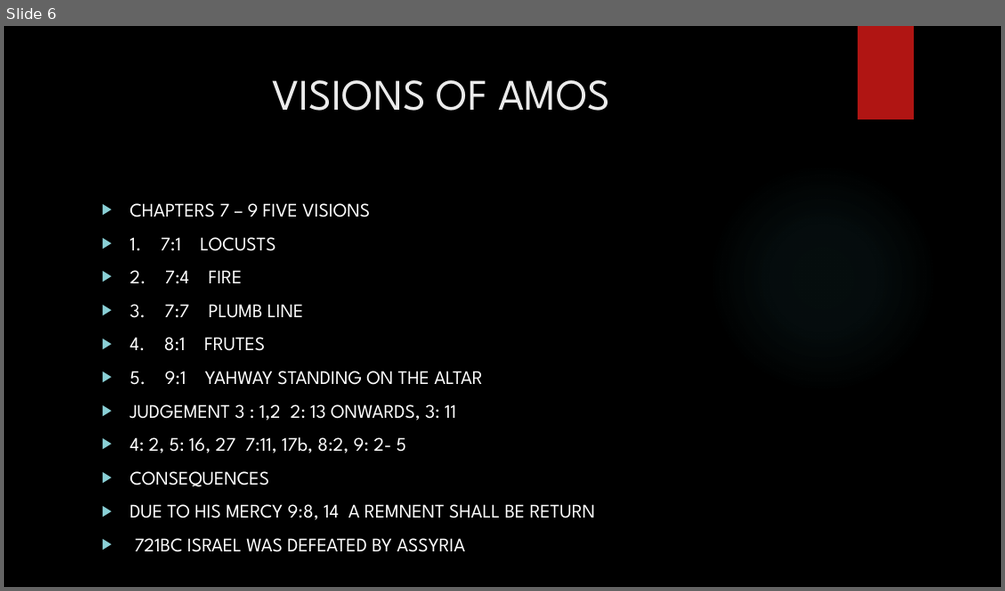
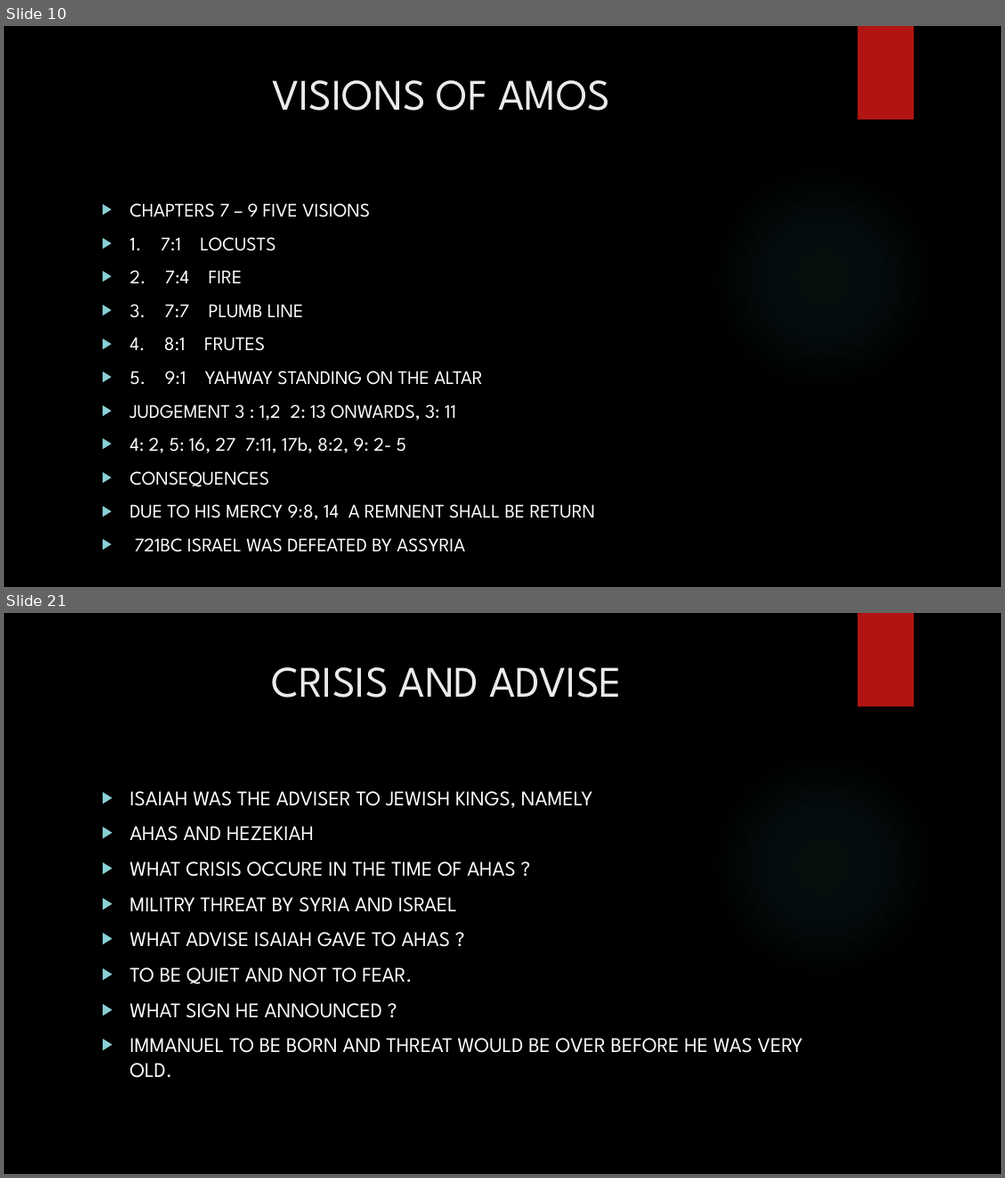
Before and after one commit to Seffin/Daddy-File, a slide deck: ZBC/THE PROPHETS.pptx. Shown one above the other, each under a label of ours: slide 6 before the commit, slides 10 and 21 after it; the slides between them are not shown. The pictures are 1005x591 and 1005x1178 pixels, drawn with LibreOffice and Linux fonts; fonts in the diff are those of the drawing; background and template pictures are left out. Boxes give left, top, right and bottom in pixels: in the first picture for what was removed or moved away, otherwise in the second. Text is boxed around its words. In the diff, an @@ line names an element or a change of style, - is before the commit and + after.

```diff
--- a/ZBC/THE PROPHETS.pptx
+++ b/ZBC/THE PROPHETS.pptx
@@ slide 21 added at <box>4,613,1001,1174</box>, background picture (left out); not listed: 2 template elements that a slide beside it also shows @@
@@ title added at <box>271,667,623,698</box>, 42 pt, text #EBEBEB @@
+CRISIS AND ADVISE
@@ text added at <box>129,791,803,1078</box>, 20 pt, text #FFFFFF @@
+▶ ISAIAH WAS THE ADVISER TO JEWISH KINGS, NAMELY
+▶ AHAS AND HEZEKIAH
+▶ WHAT CRISIS OCCURE IN THE TIME OF AHAS ?
+▶ MILITRY THREAT BY SYRIA AND ISRAEL
+▶ WHAT ADVISE ISAIAH GAVE TO AHAS ?
+▶ TO BE QUIET AND NOT TO FEAR.
+▶ WHAT SIGN HE ANNOUNCED ?
+▶ IMMANUEL TO BE BORN AND THREAT WOULD BE OVER BEFORE HE WAS VERY OLD.
@@ what was slide 6 is now slide 10 @@
```
Also in this commit, not shown: 3 slides changed, 16 other slides added, 15 other files.
